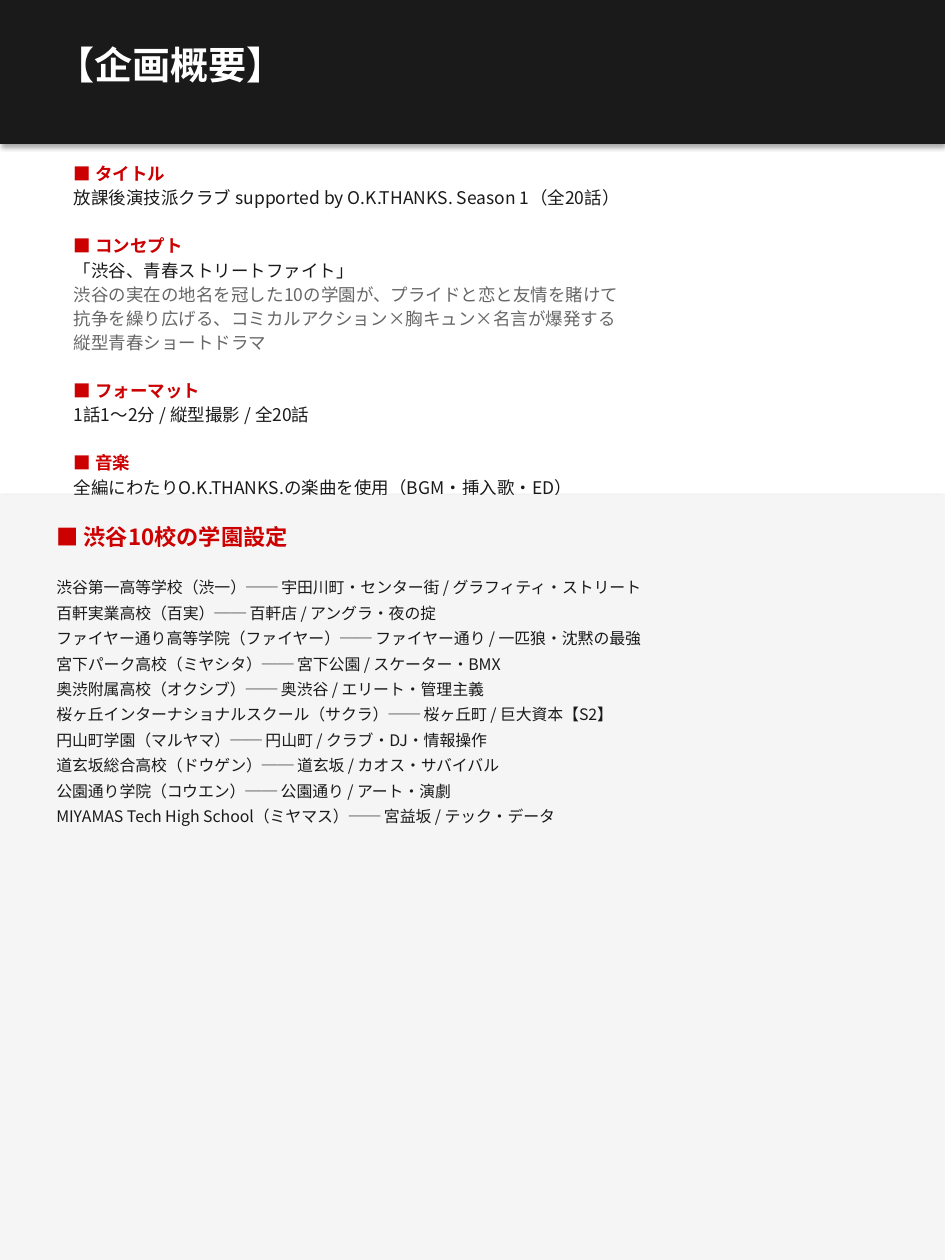
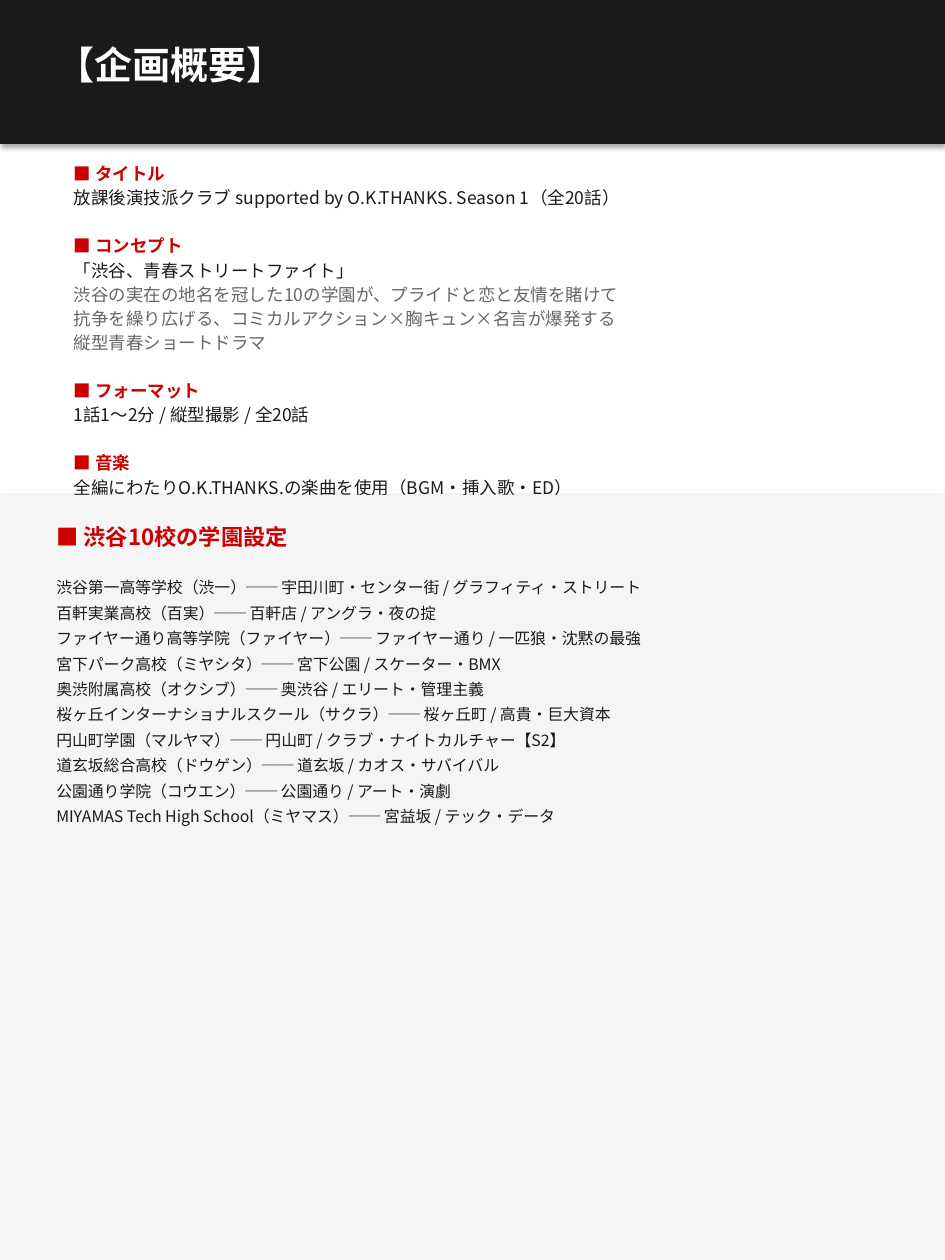
Before and after one commit to takahirosekine-hj/shibuwan, a slide deck: slide 1 of 放課後演技派クラブ.pptx. Drawn at 945x1260 pixels with LibreOffice and Linux fonts; fonts in the diff are those of the drawing. Boxes give left, top, right and bottom in pixels: in the first picture for what was removed or moved away, otherwise in the second. Text is boxed around its words. In the diff, an @@ line names an element or a change of style, - is before the commit and + after.

```diff
--- a/放課後演技派クラブ.pptx
+++ b/放課後演技派クラブ.pptx
@@ text at bbox=[56, 706, 611, 748]: text changed @@
-桜ヶ丘インターナショナルスクール（サクラ）── 桜ヶ丘町 / 巨大資本【S2】
-円山町学園（マルヤマ）── 円山町 / クラブ・DJ・情報操作
+桜ヶ丘インターナショナルスクール（サクラ）── 桜ヶ丘町 / 高貴・巨大資本
+円山町学園（マルヤマ）── 円山町 / クラブ・ナイトカルチャー【S2】
```
Also in this commit, not shown: 3 other slides changed, 7 other files.
